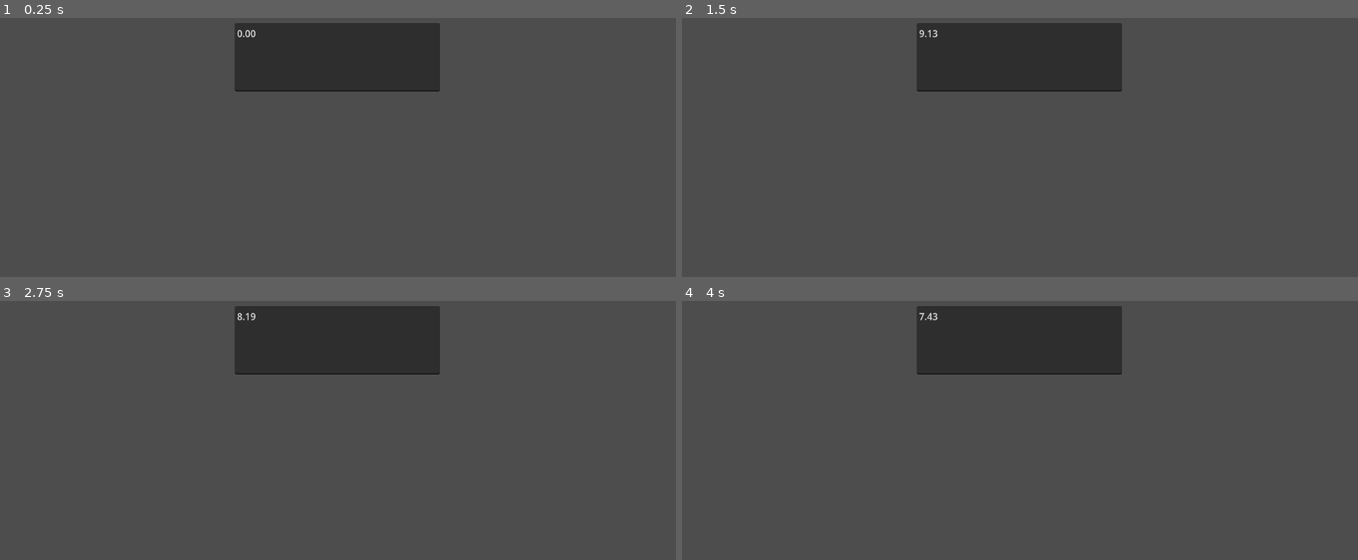
Above: before the commit, frames 1-4 (two rows, left to right).
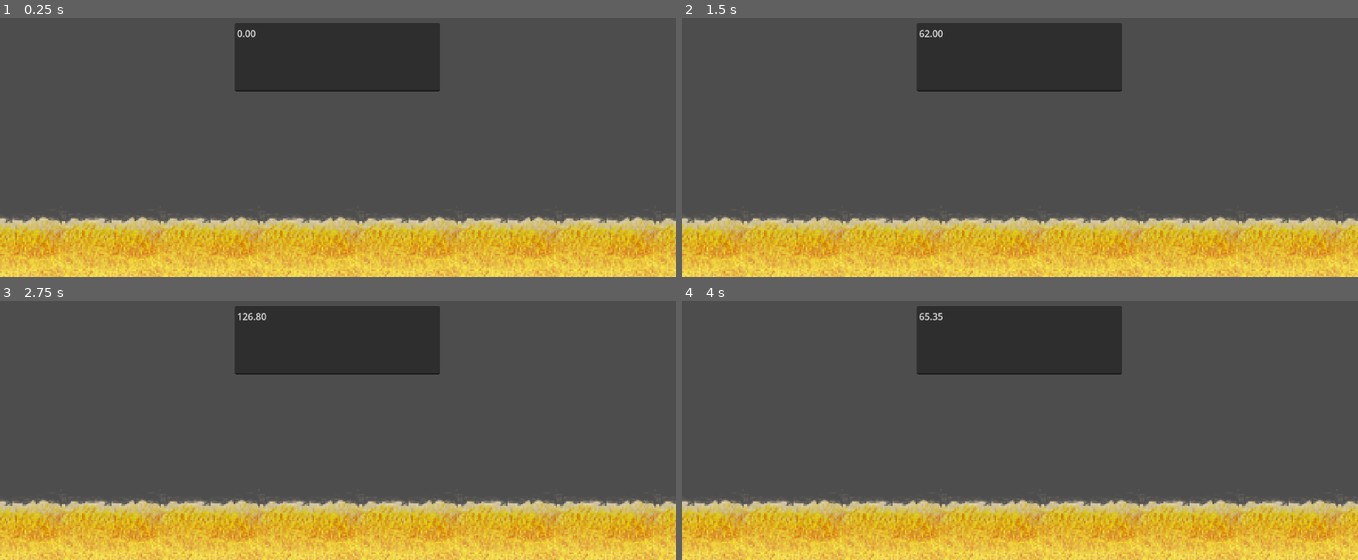
Above: after the commit, the same moments.

Repository: jkingd0n/gmtk-2025
Game: Godot game, scene res://scenes/Main_Game.tscn
Two runs of this game, one before a commit and one after it. Both use one fixed random seed, a clock stepped at 60 frames per second and the inputs below. The project has no main scene, so this scene is started directly.
Inputs:
- Up to frame 1 (0.25 s): no input
- Up to frame 2 (1.5 s): tap Enter at 0.5 s; hold Space (accel) 0.53-1.28 s
- Up to frame 3 (2.75 s): hold Space (accel) from 2.03 s (still down)
- Up to frame 4 (4 s): release Space (accel) at 3.53 s

The runs differ from the first frame. In frame 1, 23% of the frame differs, in the area x 0-100%, y 76-100%; in frame 2, 23%; in frame 3, 23%, in the area x 0-100%, y 4-100%; in frame 4, 23%.

Commit message:
add ground texture

Diff:
--- a/scenes/Main_Game.tscn
+++ b/scenes/Main_Game.tscn
@@ -1,11 +1,15 @@
-[gd_scene load_steps=2 format=3 uid="uid://7asfedg7unoy"]
+[gd_scene load_steps=3 format=3 uid="uid://7asfedg7unoy"]
 
 [ext_resource type="Script" uid="uid://b8d4s0a4v5j4e" path="res://scripts/main_game.gd" id="1_vy804"]
+[ext_resource type="Texture2D" uid="uid://dlx437o37esor" path="res://spritesheets/ground.png" id="2_fcw3y"]
 
 [node name="Node2D" type="Node2D"]
 script = ExtResource("1_vy804")
-timeout = 1.0
-decelCoefficient = 0.01
+acceleration = 100.0
+timeout = 0.0
+exponent = 1.369
+accConstant = 1.063
+decelCoefficient = 0.1
 
 [node name="text" type="TextEdit" parent="."]
 offset_left = -176.0
@@ -19,4 +23,13 @@
 [node name="speedTimeout" type="Timer" parent="."]
 one_shot = true
 
+[node name="Ground" type="Sprite2D" parent="."]
+texture_filter = 1
+texture_repeat = 2
+position = Vector2(4, 306)
+scale = Vector2(2.63672, 2.63672)
+texture = ExtResource("2_fcw3y")
+region_enabled = true
+region_rect = Rect2(0, 0, 1000, 128.035)
+
 [connection signal="timeout" from="speedTimeout" to="." method="_on_speed_timeout_timeout"]
--- a/scripts/main_game.gd
+++ b/scripts/main_game.gd
@@ -1,12 +1,13 @@
 extends Node2D
 
 var speed = 0
-@export var acceleration = 10
-@export var timeout = .3
-var accConstant = .01
+@export_range(1,100, .1) var acceleration:float = 10
+@export var timeout: float = .3
+@export_range(1,2, .001) var exponent: float = 2
+@export_range(0, 1, .001) var accConstant:float = .01
 var stopped = false
 
-@export var decelCoefficient = .0001
+@export_range(0, .1, .0001) var decelCoefficient = .0001
 
 func _input(event):
 	if event.is_action_pressed("accel") and not stopped:
@@ -18,10 +19,10 @@
 	$text.text = str(speed).pad_decimals(2)
 
 func _decelerate(delta):
-	var acc = speed * speed * decelCoefficient
+	var acc = pow(speed, exponent) * decelCoefficient
 	speed = speed - (acc * delta)
 
 
 func _on_speed_timeout_timeout():
-	stopped = true
+	#stopped = true
 	print("timedout")
Binary file added: spritesheets/ground.png
Not shown, added: spritesheets/ground.png.import
